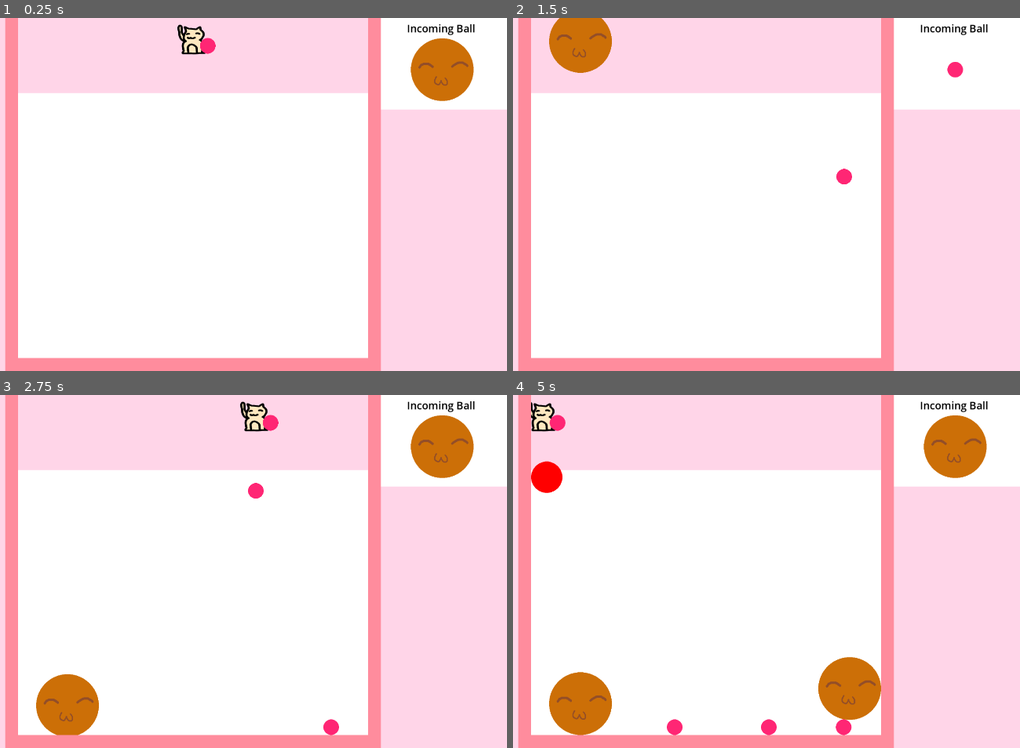
Above: before the commit, frames 1-4 (two rows, left to right).
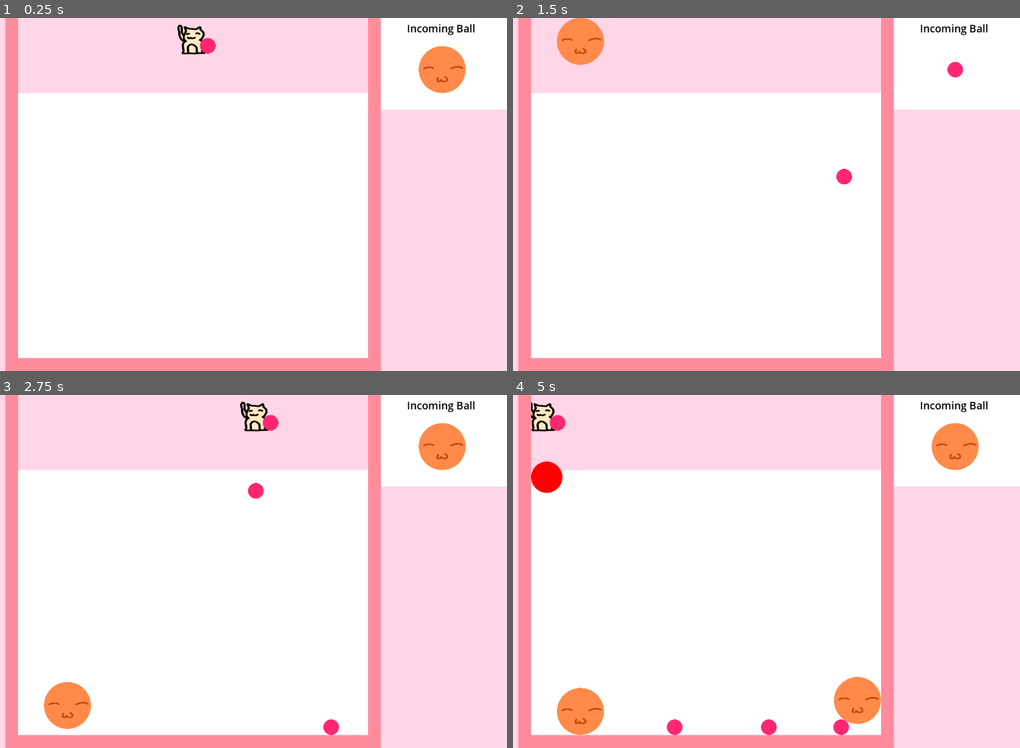
Above: after the commit, the same moments.

Repository: jadicodes/candy-drop
Game: Godot game, scene res://world/world.tscn
Same seed, same stepped clock (60 frames per second), same inputs: the game is played once before the commit and once after it.
Inputs (mouse positions are in pixels of both pictures, inside the frame that each line leads up to):
- Up to frame 1 (0.25 s): no input
- Up to frame 2 (1.5 s): tap Enter at 0.5 s; move the mouse to (842, 176) at 0.52 s; press the mouse at (842, 176) at 0.53 s; move the mouse to (578, 212) at 1.27 s; release the mouse at (578, 212) at 1.28 s; click (578, 212) at 1.35 s
- Up to frame 3 (2.75 s): move the mouse to (253, 493) at 2.02 s; press the mouse at (253, 493) at 2.03 s
- Up to frame 4 (5 s): move the mouse to (675, 642) at 2.77 s; release the mouse at (675, 642) at 2.78 s; click (675, 642) at 2.85 s; move the mouse to (893, 624) at 3.52 s; press the mouse at (893, 624) at 3.53 s; move the mouse to (518, 518) at 4.27 s; release the mouse at (518, 518) at 4.28 s; click (518, 518) at 4.35 s

The runs differ from the first frame. In frame 1, 1.7% of the frame differs, in the area x 80-94%, y 5-24%; in frame 2, 1.6%; in frame 3, 3.5%; in frame 4, 5.4%, in the area x 7-94%, y 5-97%.

Commit message:
Combine balls of the same color

Diff:
--- a/project/ball/ball.gd
+++ b/project/ball/ball.gd
@@ -1,16 +1,19 @@
 class_name Ball
 extends RigidBody2D
 
-#signal matched(color)
+signal matched(color, pos)
 
 const PINK = preload("res://ball/pink_ball.png")
 const RED = preload("res://ball/red_ball.png")
 const ORANGE = preload("res://ball/orange_ball.png")
+const YELLOW = preload("res://ball/yellow_ball.png")
+
 
 enum colors {
 	PINK,
 	RED,
 	ORANGE,
+	YELLOW,
 }
 
 var _colliding_array = []
@@ -25,17 +28,22 @@
 			_set_collision_radius(48)
 		if state == colors.ORANGE:
 			_set_sprite_texture(ORANGE)
+			_set_collision_radius(72)
+		if state == colors.YELLOW:
+			_set_sprite_texture(YELLOW)
 			_set_collision_radius(96)
 		_ball_color = state
-#
-#
+
+
 func set_color(color):
-	if color == "pink":
+	if color == 0:
 		_ball_color = colors.PINK
-	if color == "red":
+	if color == 1:
 		_ball_color = colors.RED
-	if color == "orange":
+	if color == 2:
 		_ball_color = colors.ORANGE
+	if color == 3:
+		_ball_color = colors.YELLOW
 
 
 func _set_sprite_texture(color):
@@ -50,30 +58,35 @@
 func _on_collision_detector_body_entered(body) -> void:
 	if body is Ball:
 		_colliding_array.append(body)
-		print(_colliding_array)
-
+		search()
 
 func _on_collision_detector_body_exited(body) -> void:
 	if body is Ball:
 		_colliding_array.erase(body)
-		print(_colliding_array)
 
 
-#func return_color() -> int:
-	#return _ball_color
+func return_color() -> int:
+	return _ball_color
 
-#func search() -> void:
-	#for i in _ball_array.size():
-		#var original_ball = _ball_array[0]
-		#if _ball_array[i] != original_ball and _ball_array[i].return_color() == original_ball.return_color():
-			#var _match_array = []
-			#_match_array.append(original_ball)
-			#_match_array.append(_ball_array[i])
-			#var send = Tagger.assign_tags(_match_array)
-			#if send == true:
-				#var t_color = original_ball.return_color()
-				#matched.emit(t_color)
-				#original_ball.queue_free()
-				#_ball_array[i].queue_free()
-			#else:
-				#pass
+
+func search() -> void:
+	for i in _colliding_array.size():
+		var original_ball = _colliding_array[0]
+		if _colliding_array[i] != original_ball and _colliding_array[i].return_color() == original_ball.return_color():
+			var _match_array = []
+			_match_array.append(original_ball)
+			_match_array.append(_colliding_array[i])
+			var send = Tagger.assign_tags(_match_array)
+			print(send)
+			if send == true:
+				if original_ball.return_color() + 1 > BallSelector.get_all_balls().size() - 1:
+					original_ball.queue_free()
+					_colliding_array[i].queue_free()
+				else:
+					var t_color = original_ball.return_color() + 1
+					var t_pos = original_ball.global_position
+					matched.emit(t_color, t_pos)
+					original_ball.queue_free()
+					_colliding_array[i].queue_free()
+			else:
+				pass
--- a/project/ball/tagger.gd
+++ b/project/ball/tagger.gd
@@ -7,9 +7,11 @@
 	big_array.append(match_array)
 	if len(big_array) == 2:
 		clear_arrays()
+		print("true")
 		return true
 	else:
 		return false
 
+
 func clear_arrays():
 	big_array.clear()
--- a/project/cat/cat.gd
+++ b/project/cat/cat.gd
@@ -3,8 +3,10 @@
 const PINK = preload("res://ball/pink_ball.png")
 const RED = preload("res://ball/red_ball.png")
 const ORANGE = preload("res://ball/orange_ball.png")
+const YELLOW = preload("res://ball/yellow_ball.png")
 
 var ball_queue
+
 
 func _ready():
 	ball_queue = BallSelector.get_queue()
@@ -15,9 +17,9 @@
 
 
 func _process(_delta):
-	if ball_queue[0] == "pink":
+	if ball_queue[0] == 0:
 		$HoldItem.texture = PINK
-	if ball_queue[0] == "red":
+	if ball_queue[0] == 1:
 		$HoldItem.texture = RED
-	if ball_queue[0] == "orange":
+	if ball_queue[0] == 2:
 		$HoldItem.texture = ORANGE
--- a/project/world/ball_selector.gd
+++ b/project/world/ball_selector.gd
@@ -1,6 +1,7 @@
 extends Node
 
-var throwable_balls = ["pink", "red", "orange"]
+var throwable_balls = [0, 1, 2]
+var all_balls = [0, 1, 2,3]
 var ball_queue = []
 
 
@@ -24,3 +25,7 @@
 
 func get_queue() -> Array:
 	return ball_queue
+
+
+func get_all_balls() -> Array:
+	return all_balls
--- a/project/world/incoming_ball_display.gd
+++ b/project/world/incoming_ball_display.gd
@@ -3,6 +3,7 @@
 const PINK_BALL = preload("res://ball/pink_ball.png")
 const RED_BALL = preload("res://ball/red_ball.png")
 const ORANGE_BALL = preload("res://ball/orange_ball.png")
+const YELLOW_BALL = preload("res://ball/yellow_ball.png")
 
 var ball_queue
 
@@ -12,9 +13,11 @@
 
 
 func _process(_delta):
-	if ball_queue[1] == "pink":
+	if ball_queue[1] == 0:
 		$Sprite.texture = PINK_BALL
-	if ball_queue[1] == "red":
+	if ball_queue[1] == 1:
 		$Sprite.texture = RED_BALL
-	if ball_queue[1] == "orange":
+	if ball_queue[1] == 2:
 		$Sprite.texture = ORANGE_BALL
+	if ball_queue[1] == 3:
+		$Sprite.texture = YELLOW_BALL
--- a/project/world/world.gd
+++ b/project/world/world.gd
@@ -20,6 +20,14 @@
 func _create_thrown_ball(color):
 	_ball = preload("res://ball/ball.tscn").instantiate()
 	call_deferred("add_child", _ball)
-
+	_ball.matched.connect(_create_combo_ball)
 	_ball.global_position = $Cat.global_position
 	_ball.set_color(color)
+
+
+func _create_combo_ball(color, pos):
+	_ball = preload("res://ball/ball.tscn").instantiate()
+	call_deferred("add_child", _ball)
+	_ball.matched.connect(_create_combo_ball)
+	_ball.set_color(color)
+	_ball.global_position = pos
Binary file changed: project/ball/orange_ball.png
Binary file added: project/ball/yellow_ball.png
Not shown, added: project/ball/yellow_ball.png.import
